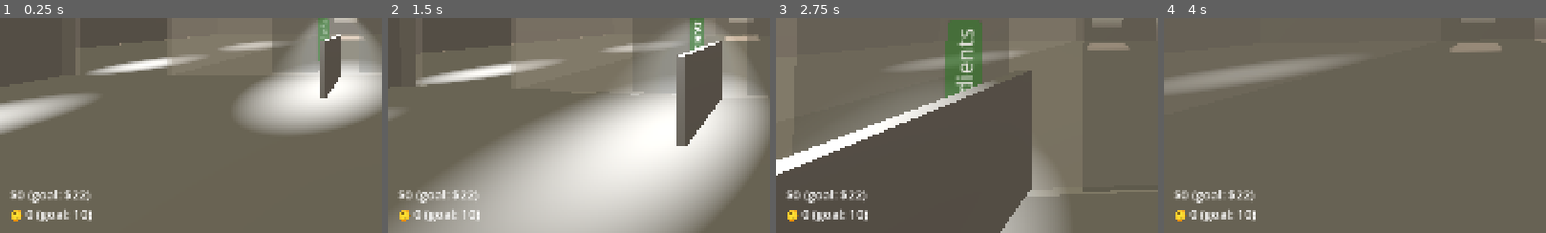
Above: before the commit, frames 1-4 (left to right).
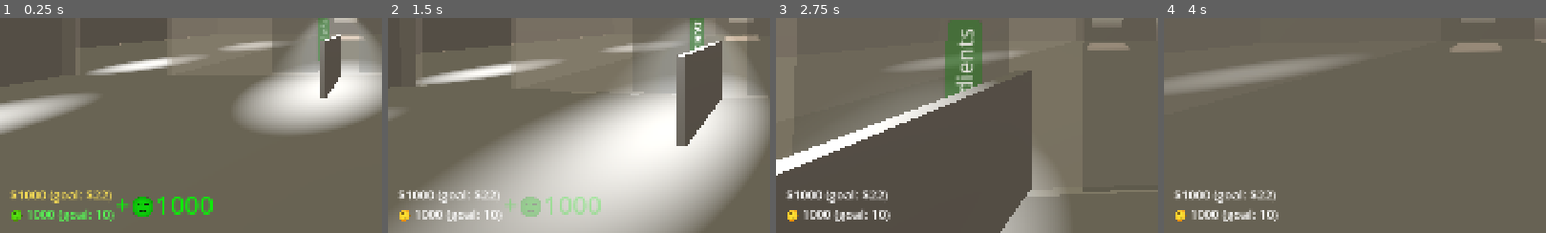
Above: after the commit, the same moments.

Repository: Sunday-Studio-Team/cafe
Game: Godot game, scene res://main.tscn
The game is run twice, just before and just after one commit, with the same random seed, the same clock (stepped at 60 frames per second) and the same inputs.
Inputs (mouse positions are % of the whole screen's width and height, from its top left):
- Up to frame 1 (0.25 s): no input
- Up to frame 2 (1.5 s): move the mouse to (55, 50) at 0.52 s; hold E (interact) 0.53-1.28 s; hold W (move_forward) from 0.53 s (still down); move the mouse to (45, 50) at 1.27 s; tap Shift (sprint) at 1.35 s
- Up to frame 3 (2.75 s): keep holding W (move_forward); move the mouse to (52, 48) at 2.02 s; tap I at 2.1 s
- Up to frame 4 (4 s): keep holding W (move_forward); move the mouse to (49, 52) at 2.77 s; tap E (interact) at 2.85 s; move the mouse to (57, 51) at 3.52 s; hold Shift (sprint) from 3.53 s (still down)
The pictures show only the part of the screen within x 0-50%, y 50-100%; the shares and areas given below are measured in that part.

The runs differ from the first frame. In frame 1, 2.9% of the frame differs, in the area x 2-56%, y 80-95%; in frame 2, 2.0%; in frame 3, 1.4%; in frame 4, 1.3%.

Commit message:
add 2nd day with 3rd machine added

Diff:
--- a/godot/global.gd
+++ b/godot/global.gd
@@ -23,6 +23,7 @@
 var player_in_cctv_los := false
 var minigame_active := false
 var holding_ingredients := false
+var day := 1
 
 
 func _ready() -> void:
--- a/godot/main.gd
+++ b/godot/main.gd
@@ -1,6 +1,7 @@
 extends Node3D
 
 @export var machines: Array[Machine]
+@export var side_machine: Machine
 @export var customer_spawn_timer: Timer
 @export var customer_scene: PackedScene
 @export var spot_for_customer_entry: Marker3D
@@ -27,8 +28,15 @@
 	Events.minigame_end.connect(_on_minigame_end)
 
 	# we have to set these manually here so if we reload the scene theyll reset
-	Stats.daily_profit = 0
-	Stats.employee_rating = 0
+	Stats.daily_profit = 1000
+	Stats.employee_rating = 1000
+
+	match Global.day:
+		1:
+			pass
+		2:
+			machines.append(side_machine)
+			side_machine.show()
 
 	# spawn one customer early off-sync with the timers wait time
 	# so we dont have to wait loads every time we start the game to test
@@ -56,6 +64,11 @@
 func _on_game_timer_timeout() -> void:
 	Events.time_up.emit()
 	await get_tree().create_timer(5, false).timeout
+	if (
+		Stats.daily_profit > Stats.daily_profit_goal
+		and Stats.employee_rating > Stats.employee_rating_goal
+	):
+		Global.day += 1
 	get_tree().call_deferred("reload_current_scene")
 
 
--- a/godot/main.tscn
+++ b/godot/main.tscn
@@ -60,9 +60,10 @@
 format = 3
 stereo = true
 
-[node name="Main" type="Node3D" unique_id=1806237155 node_paths=PackedStringArray("machines", "customer_spawn_timer", "spot_for_customer_entry", "customer_leaving_spot", "game_timer", "window", "minigame_controller")]
+[node name="Main" type="Node3D" unique_id=1806237155 node_paths=PackedStringArray("machines", "side_machine", "customer_spawn_timer", "spot_for_customer_entry", "customer_leaving_spot", "game_timer", "window", "minigame_controller")]
 script = ExtResource("1_ig7tw")
 machines = [NodePath("Machines/Machine2"), NodePath("Machines/Machine3")]
+side_machine = NodePath("Machines/Machine")
 customer_spawn_timer = NodePath("CustomerSpawnTimer")
 customer_scene = ExtResource("3_h2yge")
 spot_for_customer_entry = NodePath("CustomerEntrySpot")
